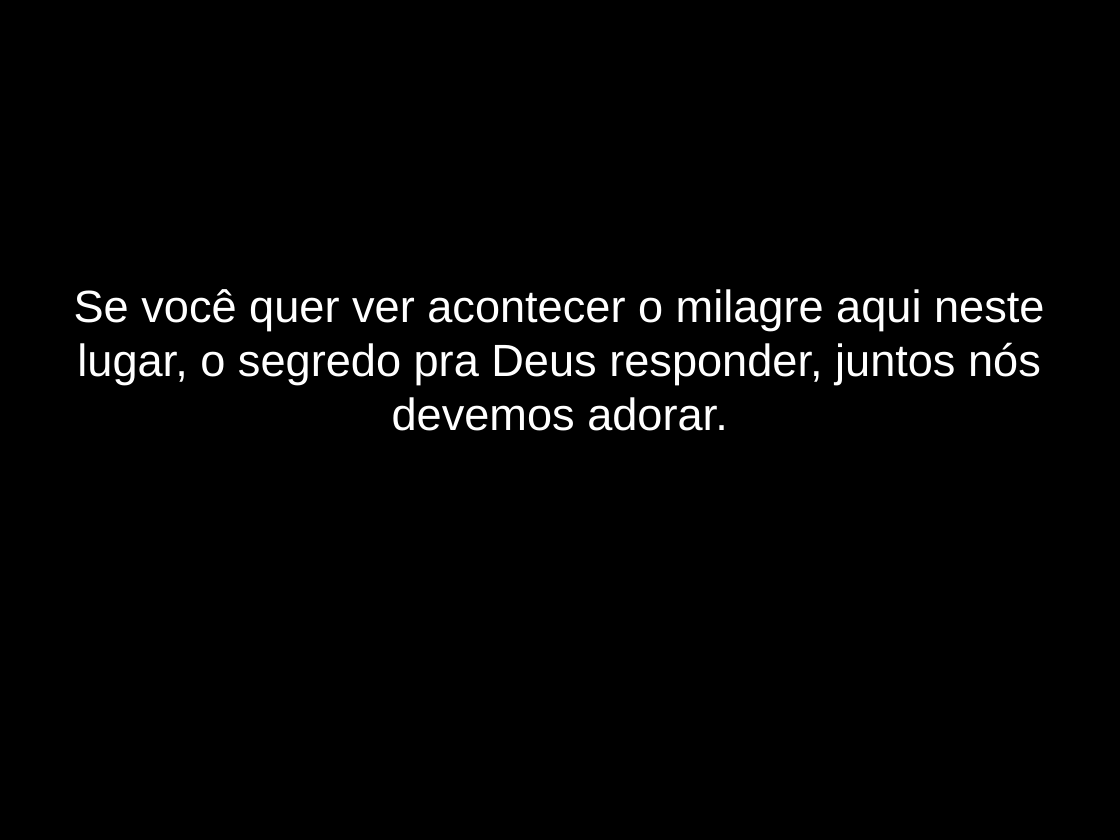
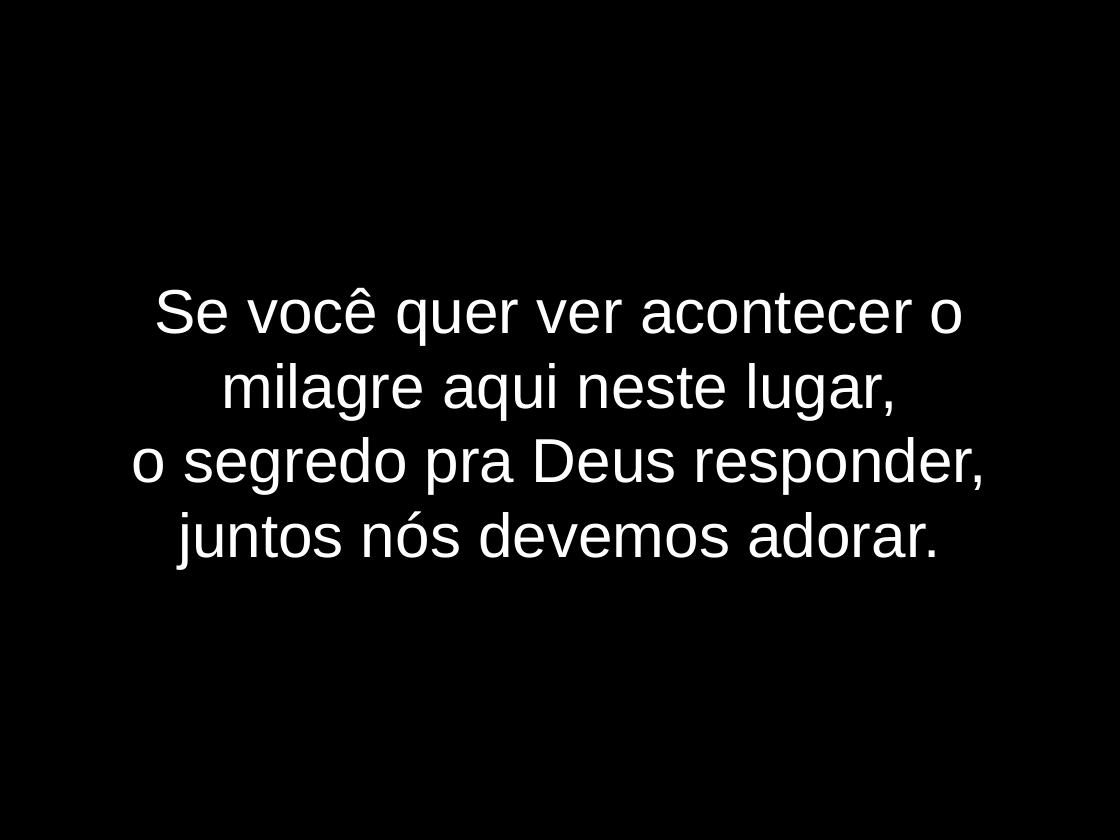
Before and after one commit to lazaroness/ChurchFiles, a slide deck: slide 2 of elshaday/LetrasApresentacao/DependemosDeDeus.odp. Drawn at 1120x840 pixels with LibreOffice and Linux fonts; fonts in the diff are those of the drawing. Boxes give left, top, right and bottom in pixels: in the first picture for what was removed or moved away, otherwise in the second. Text is boxed around its words. In the diff, an @@ line names an element or a change of style, - is before the commit and + after.

```diff
--- a/elshaday/LetrasApresentacao/DependemosDeDeus.odp
+++ b/elshaday/LetrasApresentacao/DependemosDeDeus.odp
@@ subtitle at (x1=132, y1=287, x2=987, y2=568): text changed; size 32 to 44 pt @@
-Se você quer ver acontecer o milagre aqui neste lugar, o segredo pra Deus responder, juntos nós devemos adorar.
+Se você quer ver acontecer o milagre aqui neste lugar,
+o segredo pra Deus responder, juntos nós devemos adorar.
```
Also in this commit, not shown: 11 other slides changed, 3 slides removed.
